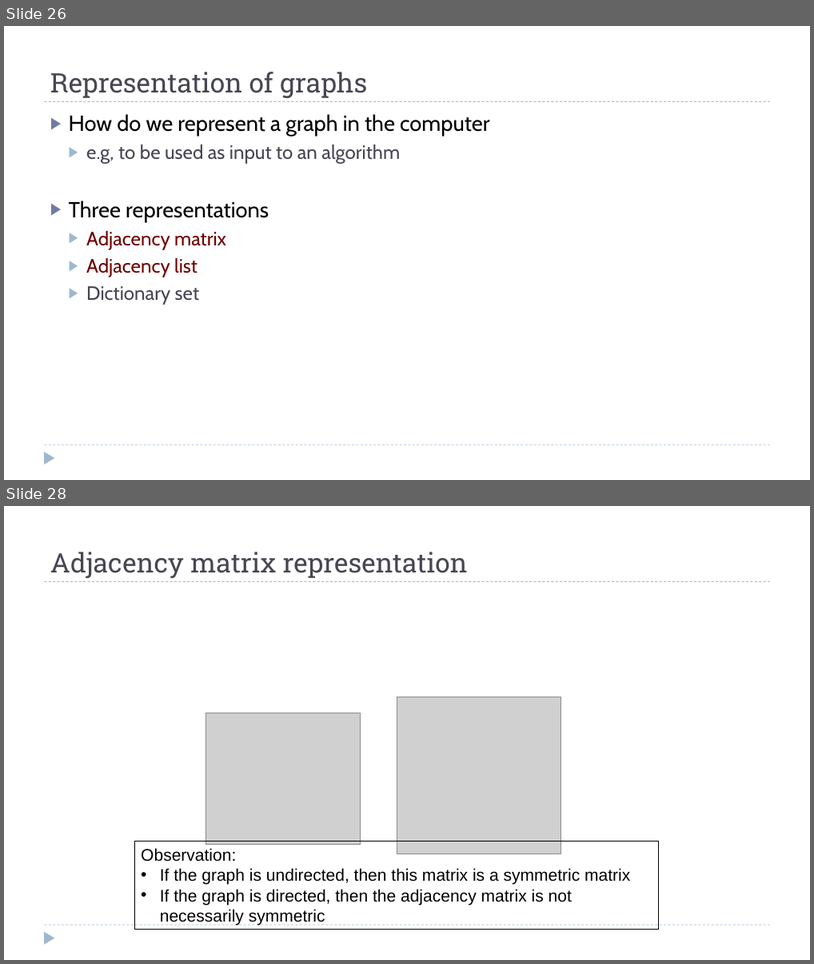
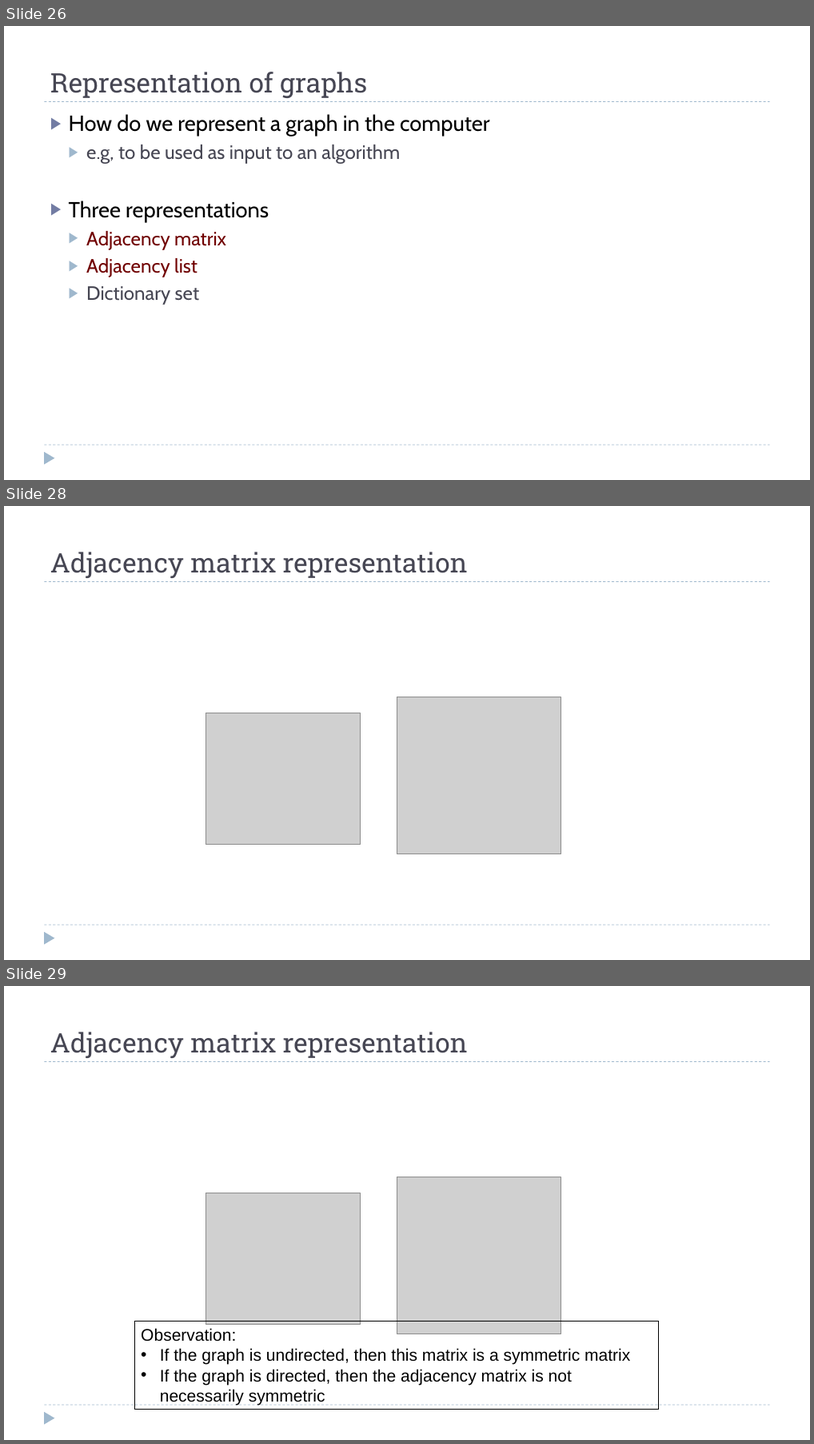
Before and after one commit to dsc-courses/dsc40b-2025-wi, a slide deck: materials/lectures/10-graph_theory/slides.pptx. Shown one above the other, each under a label of ours: slides 26 and 28 before the commit, slides 26, 28 and 29 after it; the slides between them are not shown. The pictures are 814x964 and 814x1444 pixels, drawn with LibreOffice and Linux fonts; fonts in the diff are those of the drawing; grey boxes stand for pictures. Boxes give left, top, right and bottom in pixels: in the first picture for what was removed or moved away, otherwise in the second. Text is boxed around its words. In the diff, an @@ line names an element or a change of style, - is before the commit and + after.

```diff
--- a/materials/lectures/10-graph_theory/slides.pptx
+++ b/materials/lectures/10-graph_theory/slides.pptx
@@ slide 28 added at [4, 506, 810, 960], background #FFFFFF; not listed: 3 template elements that a slide beside it also shows @@
@@ title added at [50, 552, 468, 578], 32 pt, text #464653 @@
+Adjacency matrix representation
@@ picture added at [398, 697, 561, 854] @@
@@ picture added at [206, 713, 360, 844] @@
@@ what was slide 28 is now slide 29 @@
```
Also in this commit, not shown: 1 slide changed, 3 other slides added, 22 other files.
